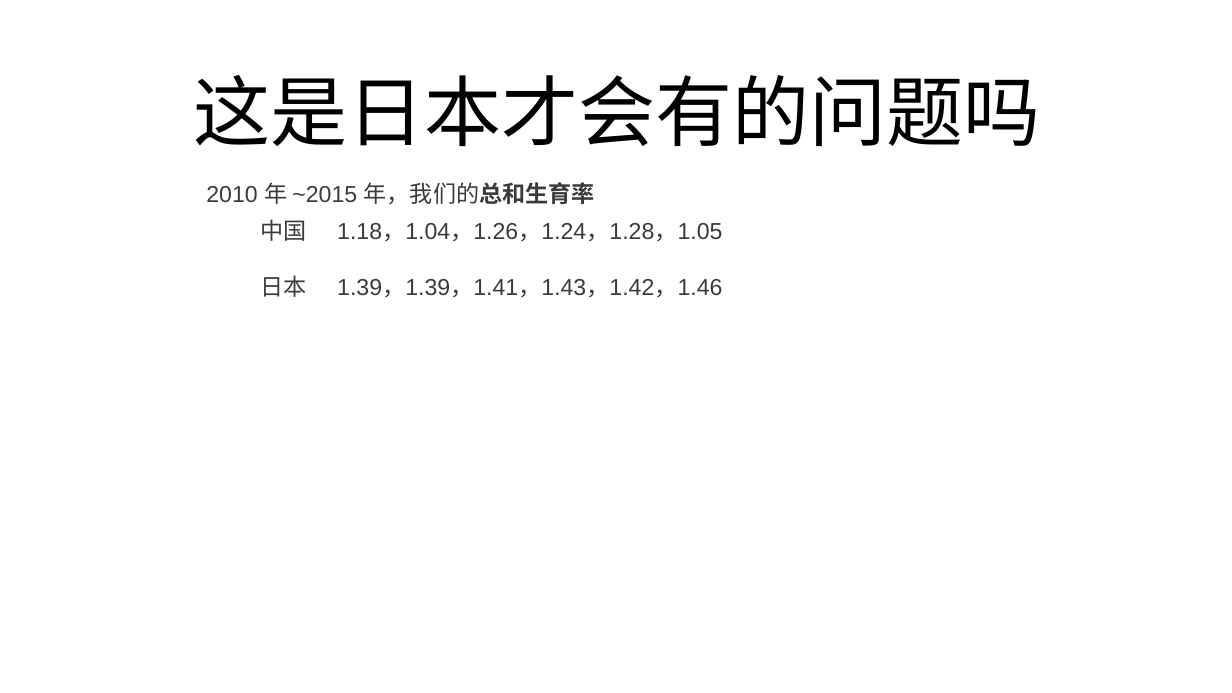
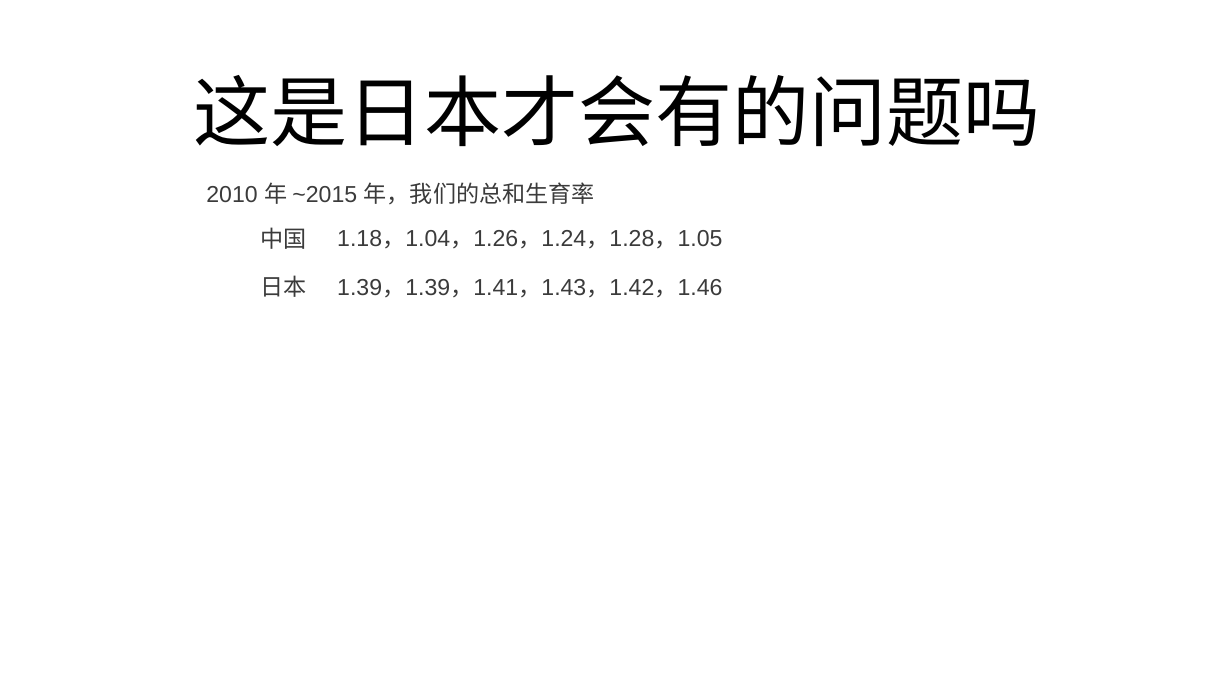
Before and after one commit to FredJiangFei/freetalk, a slide deck: slide 11 of 生娃是国家大事/sw - Copy.pptx (slide 12 before the commit). Drawn at 1232x693 pixels with LibreOffice and Linux fonts; fonts in the diff are those of the drawing. Boxes give left, top, right and bottom in pixels: in the first picture for what was removed or moved away, otherwise in the second. Text is boxed around its words. In the diff, an @@ line names an element or a change of style, - is before the commit and + after.

```diff
--- a/生娃是国家大事/sw - Copy.pptx
+++ b/生娃是国家大事/sw - Copy.pptx
@@ text "2010 年 ~2015 年，我们的总和生育率" at (206,182,595,204): bold off in "年，我们的总和生育率" @@
@@ text "中国": place and size @@
-text "中国" at (260,219,306,241)
+text "中国" at (260,227,306,249)
@@ text "1.18，1.04，1.26，1.24，1.28，1.05": place and size @@
-text "1.18，1.04，1.26，1.24，1.28，1.05" at (337,223,722,241)
+text "1.18，1.04，1.26，1.24，1.28，1.05" at (337,230,722,248)
```
Also in this commit, not shown: 12 other slides changed, 5 slides added, 10 slides removed, 2 other files.
